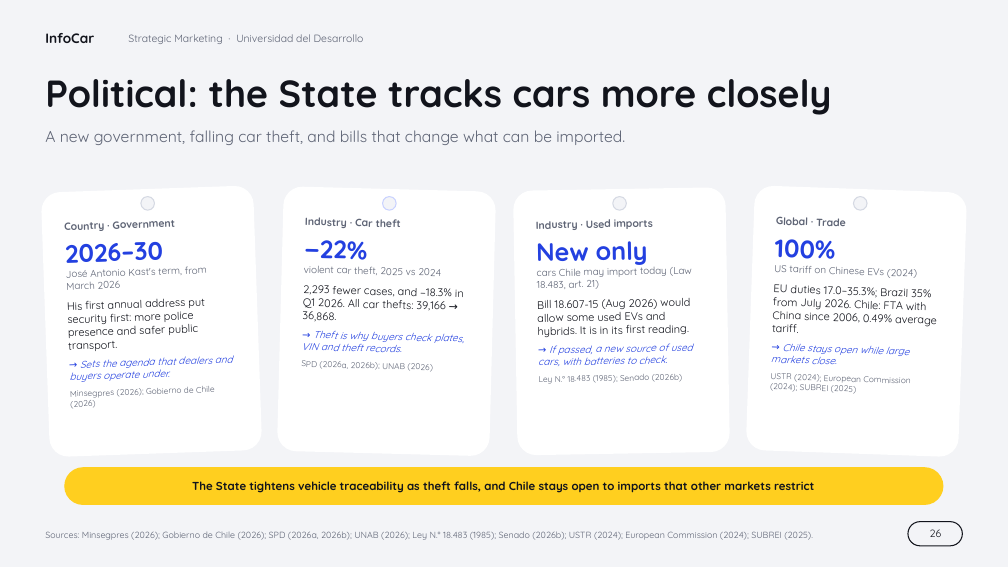
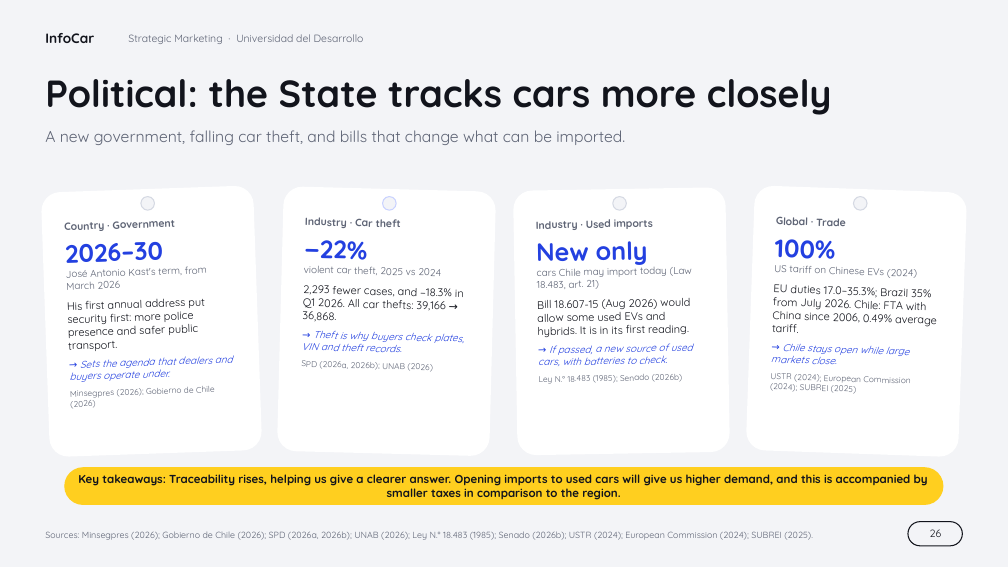
Before and after one commit to VichoRamirez/sm, a slide deck: slide 26 of deliverys/exam-2/global-sm_v7.pptx. Drawn at 1008x567 pixels with LibreOffice and Linux fonts; fonts in the diff are those of the drawing; background and template pictures are left out. Boxes give left, top, right and bottom in pixels: in the first picture for what was removed or moved away, otherwise in the second. Text is boxed around its words. In the diff, an @@ line names an element or a change of style, - is before the commit and + after.

```diff
--- a/deliverys/exam-2/global-sm_v7.pptx
+++ b/deliverys/exam-2/global-sm_v7.pptx
@@ text in rounded rectangle at (78,474,928,500): text changed @@
-The State tightens vehicle traceability as theft falls, and Chile stays open to imports that other markets restrict
+Key takeaways: Traceability rises, helping us give a clearer answer. Opening imports to used cars will give us higher demand, and this is accompanied by smaller taxes in comparison to the region.
```
Also in this commit, not shown: 30 other slides changed.
